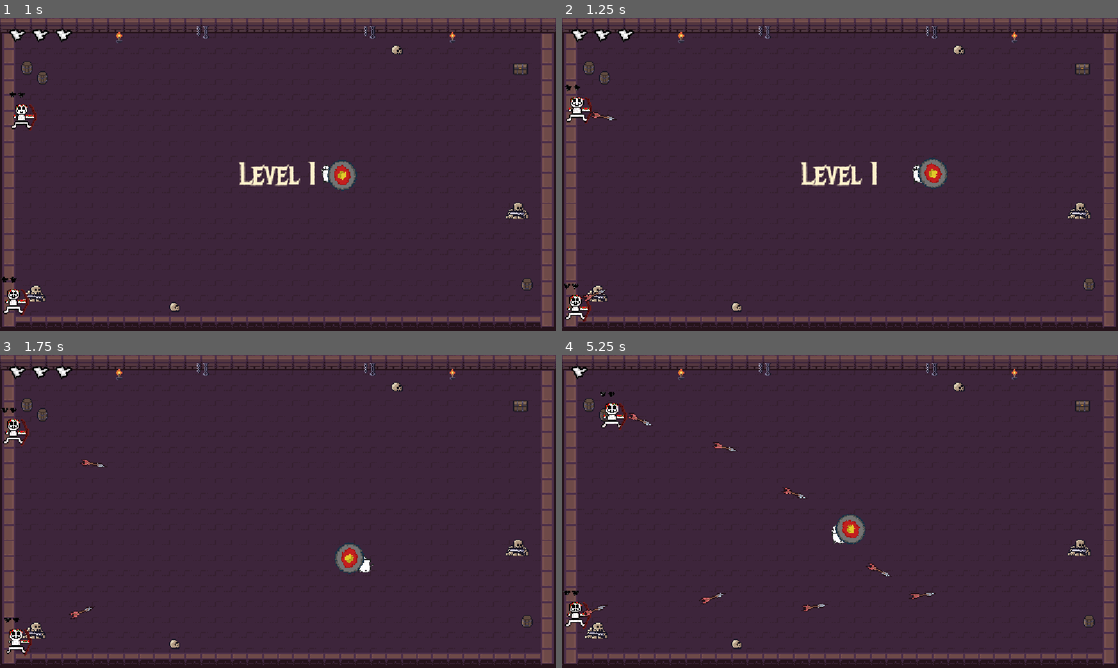
Above: before the commit, frames 1-4 (two rows, left to right).
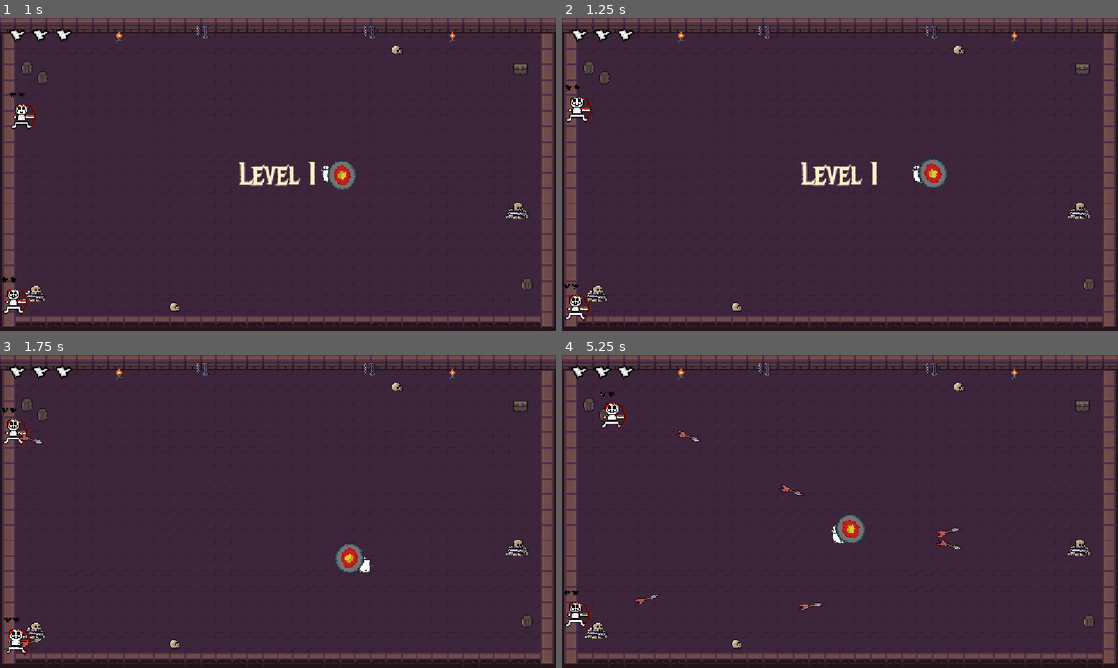
Above: after the commit, the same moments.

Repository: Tylerr-D/bonc
Game: Godot game, scene res://main.tscn
Two runs of this game, one before a commit and one after it. Both use one fixed random seed, a clock stepped at 60 frames per second and the inputs below. Sound files missing from this copy of the repository are replaced by a short silence.
Inputs (mouse positions are in pixels of both pictures, inside the frame that each line leads up to):
- Up to frame 1 (1 s): move the mouse to (400, 158) at 0.52 s; hold D (move_right) from 0.53 s (still down)
- Up to frame 2 (1.25 s): keep holding D (move_right)
- Up to frame 3 (1.75 s): move the mouse to (166, 527) at 1.27 s; release D (move_right) at 1.28 s; hold S (move_down) from 1.28 s (still down)
- Up to frame 4 (5.25 s): move the mouse to (895, 442) at 2.02 s; release S (move_down) at 2.03 s; hold D (move_right) 2.03-2.78 s; move the mouse to (812, 574) at 2.77 s; hold W (move_up) 2.78-3.53 s; move the mouse to (1006, 558) at 3.52 s; hold A (move_left) 3.53-5.03 s; move the mouse to (673, 464) at 4.27 s; move the mouse to (867, 511) at 5.02 s; hold S (move_down) from 5.03 s (still down)

Frame 1 is identical in both runs. In frame 2, 0.1% of the frame differs, in the area x 3-10%, y 29-91%; in frame 3, 0.2%; in frame 4, 0.9%, in the area x 3-73%, y 3-84%.

Commit message:
player gets pushed on borders

Diff:
--- a/enemy.gd
+++ b/enemy.gd
@@ -7,7 +7,7 @@
 var flash_time = 0.0
 var direction = Vector2.ZERO
 var time = 0.0
-var shoot_time = 1.0
+var shoot_time = 1.5
 var ball_scene = preload("res://ball.tscn")
 
 func _physics_process(delta):
@@ -22,7 +22,7 @@
 		get_parent().add_child(ball)
 		ball.global_position = global_position + Vector2(16, -8)
 		ball.direction = (get_parent().get_node("Player").global_position - ball.global_position).normalized()
-		shoot_time = 1.0
+		shoot_time = 1.5
 
 	time -= delta
 
--- a/player.gd
+++ b/player.gd
@@ -16,6 +16,14 @@
 	recoil = recoil.move_toward(Vector2.ZERO, 600 * delta)
 	var screen = get_viewport_rect().size
 	var pos = get_global_transform_with_canvas().origin
+	if pos.x <= 55:
+		recoil.x = 400
+	if pos.x >= screen.x - 55:
+		recoil.x = -400
+	if pos.y <= 55:
+		recoil.y = 400
+	if pos.y >= screen.y - 55:
+		recoil.y = -400
 	pos = pos.clamp(Vector2(55, 55), screen - Vector2(55, 55))
 	global_position = get_canvas_transform().affine_inverse() * pos
 
